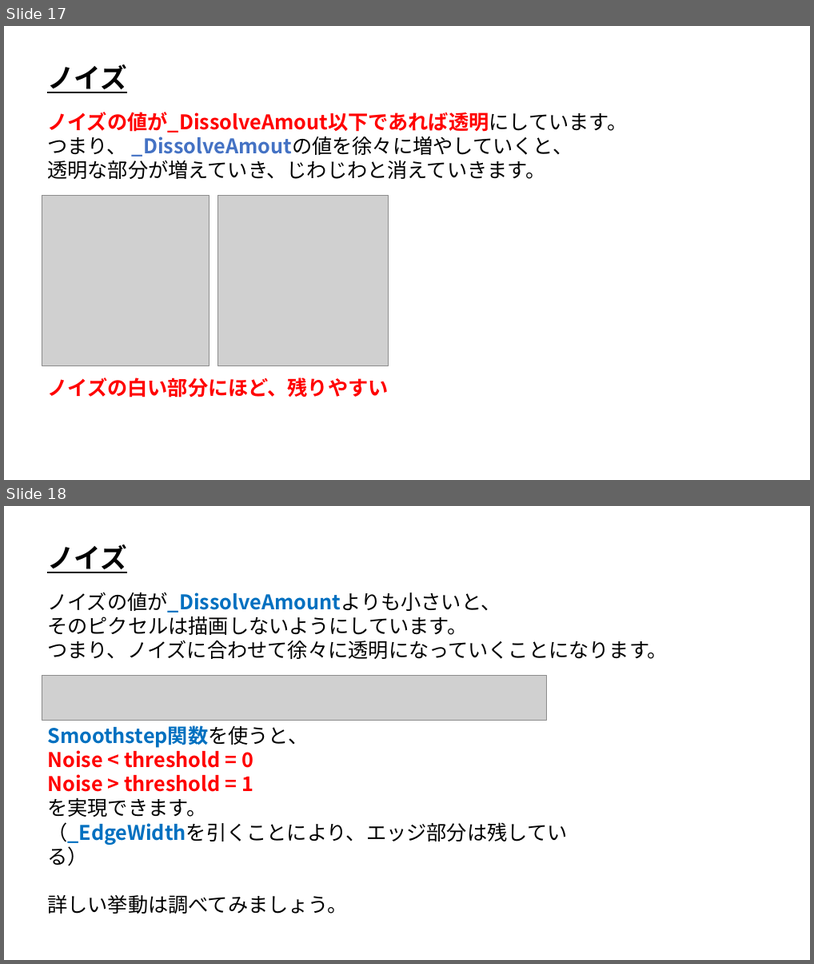
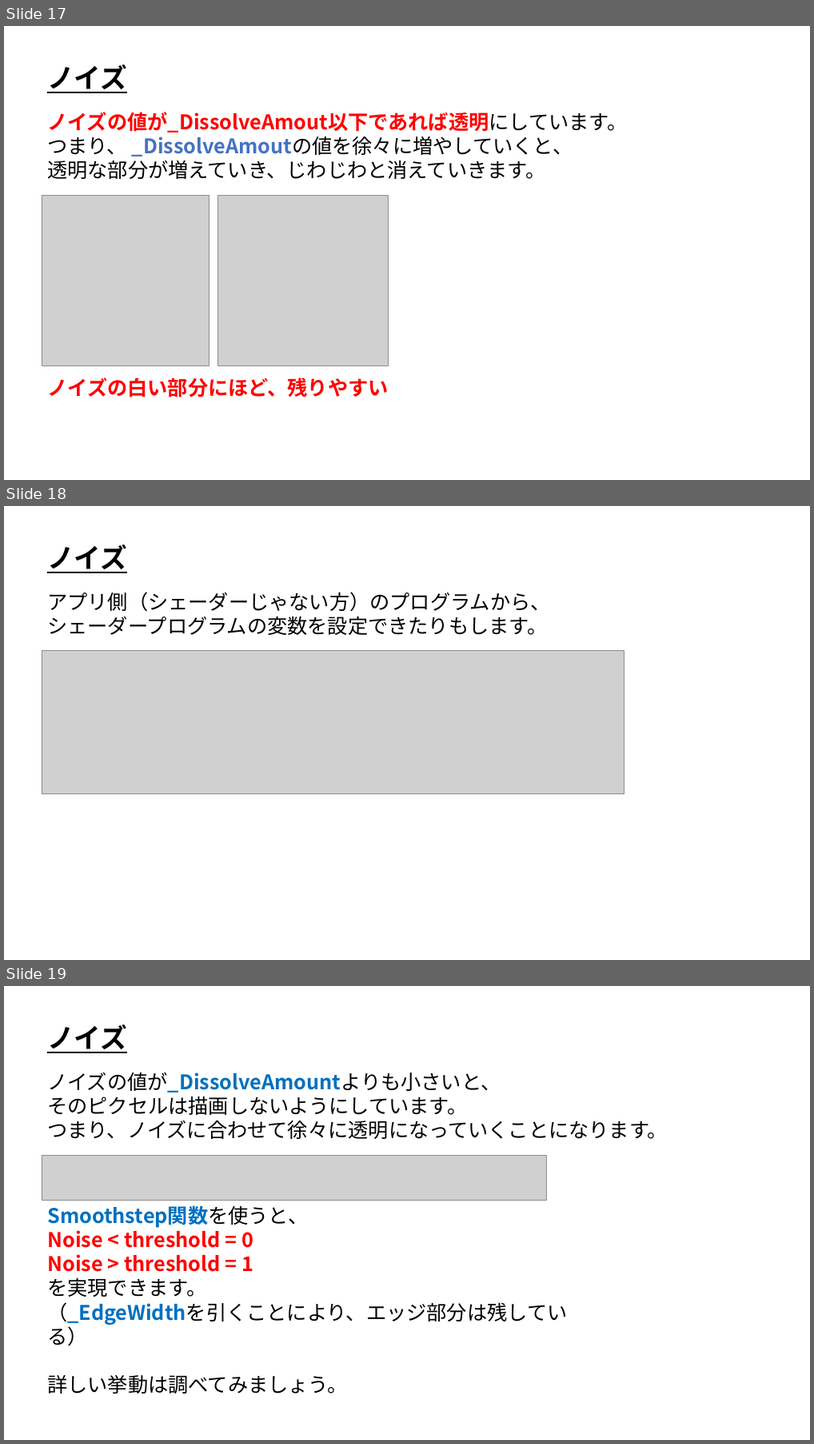
Before and after one commit to ArakiYusuke-Ohara/Textbook, a slide deck: ゲーム科2年/01_後期/ゲームプログラミング応用Ⅰ/06_ノイズ.pptx. Shown one above the other, each under a label of ours: slides 17 and 18 before the commit, slides 17, 18 and 19 after it. The pictures are 814x964 and 814x1444 pixels, drawn with LibreOffice and Linux fonts; fonts in the diff are those of the drawing; grey boxes stand for pictures. Boxes give left, top, right and bottom in pixels: in the first picture for what was removed or moved away, otherwise in the second. Text is boxed around its words. In the diff, an @@ line names an element or a change of style, - is before the commit and + after.

```diff
--- a/ゲーム科2年/01_後期/ゲームプログラミング応用Ⅰ/06_ノイズ.pptx
+++ b/ゲーム科2年/01_後期/ゲームプログラミング応用Ⅰ/06_ノイズ.pptx
@@ slide 18 added at <box>4,506,810,960</box>, background #FFFFFF @@
@@ text added at <box>47,544,127,573</box>, 32 pt, text #000000, bold, underline @@
+ノイズ
@@ text added at <box>47,592,550,635</box>, 24 pt, text #000000 @@
+アプリ側（シェーダーじゃない方）のプログラムから、
+シェーダープログラムの変数を設定できたりもします。
@@ picture added at <box>42,651,625,793</box> @@
@@ what was slide 18 is now slide 19 @@
```
Also in this commit, not shown: 3 slides changed, 13 other files.
